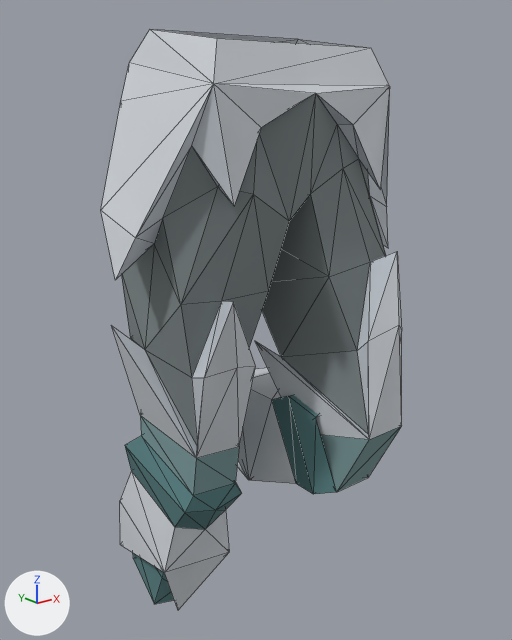
What one commit did to the glTF model models/player_crystal_legs.glb.
Both versions are drawn from a camera (50 mm lens) standing at (-64.5, -93.6, 106.4) and looking at (4.0, -8.0, 72.2). The axes (+X, +Y, +Z) are drawn at lower left. The lights are the same throughout. Both versions are drawn at full value of the shape key '22' of 'Mesh_0'; the numbers are the values there. Mesh edges are drawn as thin lines. Vertices at the same position are counted once.
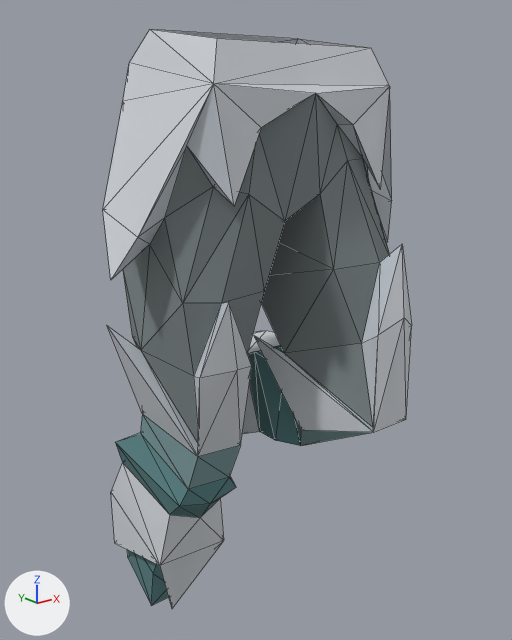
Patch to the scene script:
```diff
--- a/models/player_crystal_legs.glb.py
+++ b/models/player_crystal_legs.glb.py
@@ me_mesh_0 @@
 # used by ob_mesh_0; location = (-7.3, -1.6, 42.1); scale = (91.5, 91.5, 91.5)
-me_mesh_0.from_pydata(...)  # 163 vertices, 316 faces; spans x -0.172..0.33, y -0.338..0.143, z -0.258..0.796
+me_mesh_0.from_pydata(...)  # 163 vertices, 316 faces; spans x -0.173..0.314, y -0.36..0.192, z -0.269..0.755
+# me_mesh_0 part 1: 163 of 163 vertices moved; they spanned x -0.172..0.33, y -0.338..0.143, z -0.258..0.796 and now span x -0.173..0.314, y -0.36..0.192, z -0.269..0.755; mean shift (-0.002, -0.004, -0.012); largest move (0.221, -0.24, 0.064) -> (0.219, -0.157, 0.099)
 me_mesh_0.materials.append(mat_material_0)
@@ ob_mesh_0 @@
 ob_mesh_0 = bpy.data.objects.new('Mesh_0', me_mesh_0)
-ob_mesh_0.location = (-7.3, -1.6, 42.1)
-ob_mesh_0.scale = (91.5, 91.5, 91.5)
+ob_mesh_0.location = (-7.2, 1.2, 43.7)
+ob_mesh_0.scale = (94.5, 94.5, 94.5)
```

Pixel boxes [x1, y1, x2, y2] of what changed, in the pictures (512 x 640 px):
'Mesh_0', reshaped, moved, rescaled: before [101, 29, 402, 610]; after [103, 29, 412, 608]
